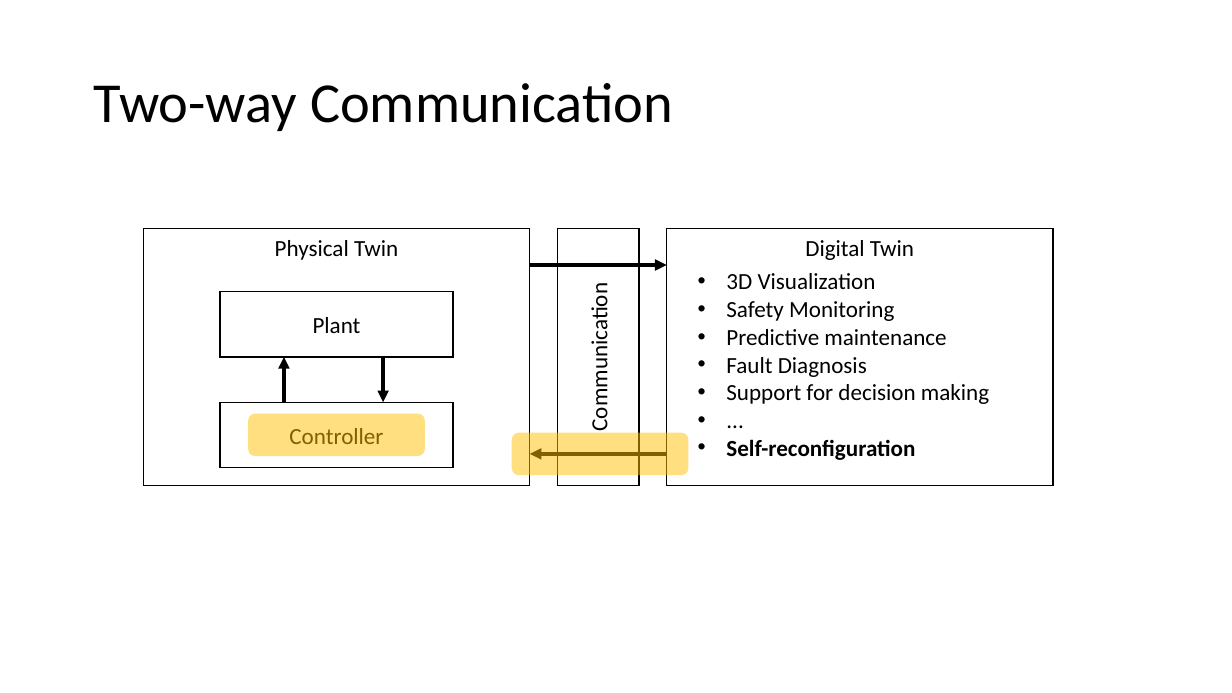
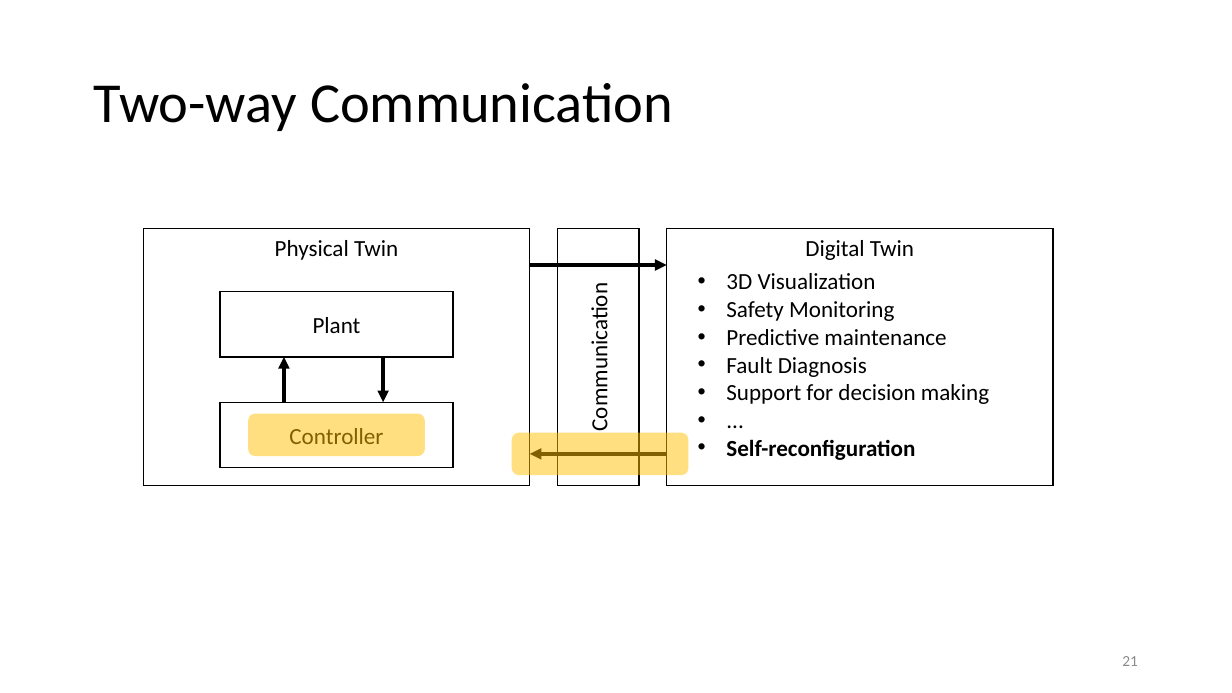
Before and after one commit to INTO-CPS-Association/example_digital-twin_incubator, a slide deck: slide 21 of notes/presentations/DigitLunch_17_December.pptx (slide 19 before the commit). Drawn at 1232x693 pixels with LibreOffice and Linux fonts; fonts in the diff are those of the drawing. Boxes give left, top, right and bottom in pixels: in the first picture for what was removed or moved away, otherwise in the second. Text is boxed around its words. In the diff, an @@ line names an element or a change of style, - is before the commit and + after.

```diff
--- a/notes/presentations/DigitLunch_17_December.pptx
+++ b/notes/presentations/DigitLunch_17_December.pptx
@@ page number added at box(1122, 656, 1138, 666), 12 pt, text #8C8C8C @@
+21
```
Also in this commit, not shown: 23 other slides changed, 3 slides added.
